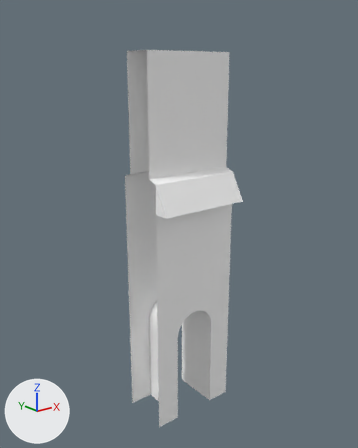
The FBX model Assets/Graph/Meshes/SM_MursSimple.fbx: old version first, new version second.
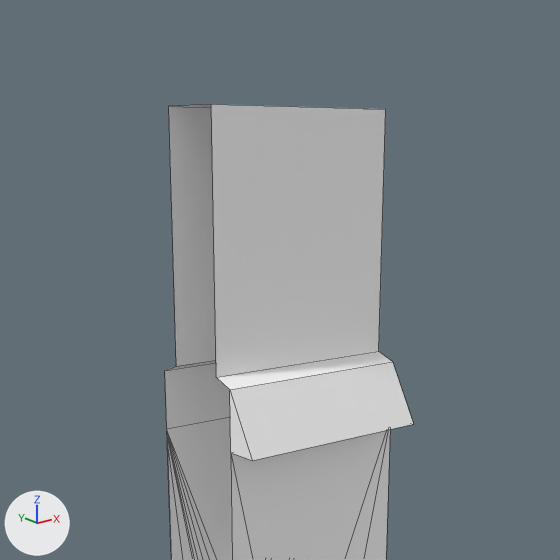
Each version is shown whole from a 50 mm camera at (-0.0629, -0.0783, 0.0745) aimed at (-0.0002, 0.0, 0.0432), then close up on the part from 13% to 87% of the width and 0% to 59% of the height. Arrows for +X, +Y and +Z are at lower left; the lights stay in place. The close-ups show mesh edges as thin lines. Where no turn or scale is listed for an object, it has been applied to the vertices.

Objects in the first close-up: 'MurSimple'.
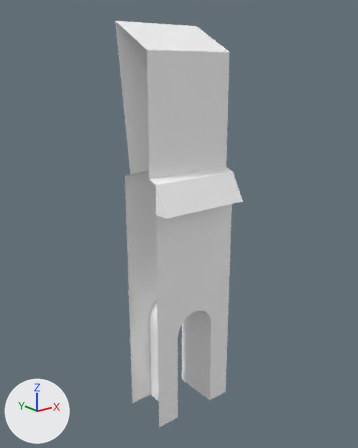
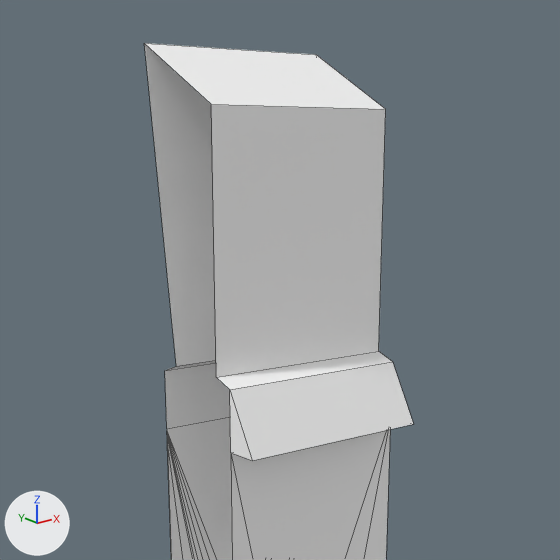
Changed parts and their boxes (x1, y1, x2, y2) in the close-ups (560 x 560 px; the box of a moved part takes in the faces that stretch with it):
'MurSimple', reshaped
    before: (165, 104, 413, 560)
    after: (144, 43, 413, 560)
part 1 of me_mesh, moved or reshaped
    before: (169, 104, 216, 366)
    after: (144, 43, 385, 366)

The change, as a list of edits to the scene's bpy script:
```text
Change me_mesh:
    where me_mesh.from_pydata(...)  # 62 vertices, 66 faces; spans x -0.01..0.01, y -0.0084..0.0052, z 0.0..0.0777
    used by ob_mursimple; location = (0.0, 0.0, 0.0)
    me_mesh part 1
    me_mesh.vertices[8].co: (-0.01, 0.0032, 0.0777) -> (-0.01, 0.0068, 0.0831)  # pixel (168, 106) -> pixel (144, 43)
    me_mesh.vertices[55].co: (0.01, 0.0032, 0.0777) -> (0.01, 0.0068, 0.0831)  # not seen -> pixel (316, 54)
```
